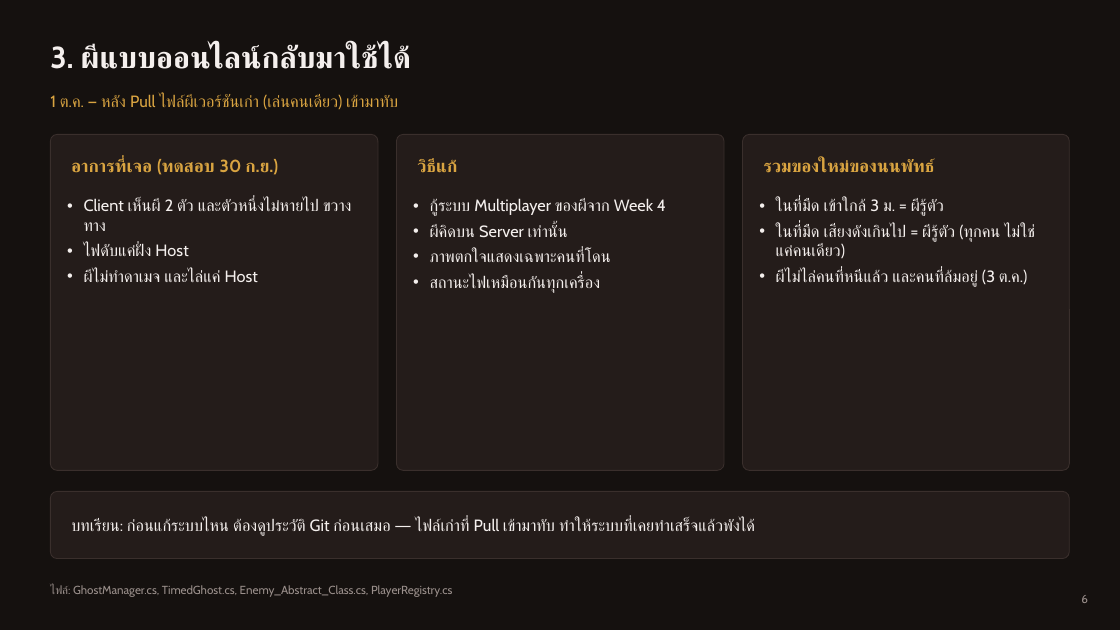
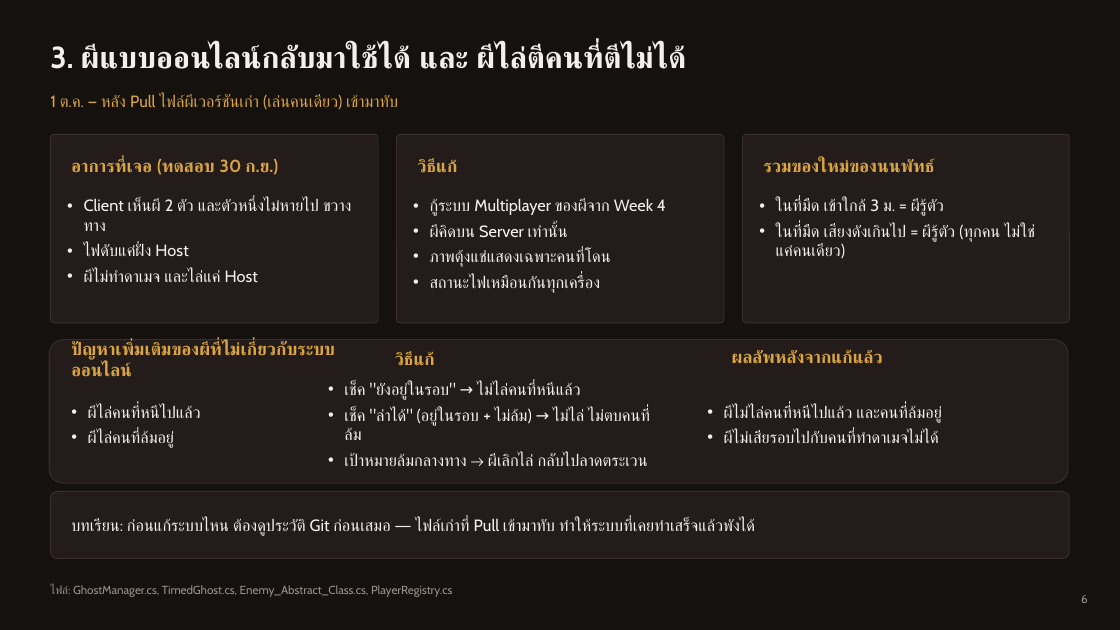
Before and after one commit to AtirojDev12/Pre-Thesis, a slide deck: slide 6 of Kong & Head Pro Grammer Presentation/Pre-Thesis_MyWork_Week6.pptx. Drawn at 1120x630 pixels with LibreOffice and Linux fonts; fonts in the diff are those of the drawing. Boxes give left, top, right and bottom in pixels: in the first picture for what was removed or moved away, otherwise in the second. Text is boxed around its words. In the diff, an @@ line names an element or a change of style, - is before the commit and + after.

```diff
--- a/Kong & Head Pro Grammer Presentation/Pre-Thesis_MyWork_Week6.pptx
+++ b/Kong & Head Pro Grammer Presentation/Pre-Thesis_MyWork_Week6.pptx
@@ text at (50, 45, 684, 69): text changed @@
-3. ผีแบบออนไลน์กลับมาใช้ได้
+3. ผีแบบออนไลน์กลับมาใช้ได้ และ ผีไล่ตีคนที่ตีไม่ได้
@@ rounded rectangle: place and size @@
-rounded rectangle at (50, 134, 378, 471)
+rounded rectangle at (50, 134, 378, 323)
@@ rounded rectangle: place and size @@
-rounded rectangle at (397, 134, 724, 471)
+rounded rectangle at (397, 134, 724, 323)
@@ rounded rectangle: place and size @@
-rounded rectangle at (743, 134, 1070, 471)
+rounded rectangle at (743, 134, 1070, 323)
@@ text "Client เห็นผี 2 ตัว และตัวหนึ่งไม่หายไป ..." at (84, 198, 318, 282): less space between paragraphs @@
@@ text at (430, 198, 666, 293): less space between paragraphs @@
@@ text "ในที่มืด เข้าใกล้ 3 ม. = ..." at (776, 199, 1036, 258): less space between paragraphs @@
@@ text at (430, 250, 611, 267): text changed @@
-• ภาพตกใจแสดงเฉพาะคนที่โดน
+• ภาพตุ้งแช่แสดงเฉพาะคนที่โดน
@@ text at (776, 270, 1027, 287): paragraph removed @@
-• ผีไม่ไล่คนที่หนีแล้ว และคนที่ล้มอยู่ (3 ต.ค.)
@@ rounded rectangle added at (50, 339, 1069, 483), fill #241C1A, outline #3A2F2C 0.75 pt @@
@@ text added at (71, 341, 284, 360), 15 pt, text #D9A441, bold @@
+ปัญหาเพิ่มเติมของผีที่ไม่เกี่ยวกับระบบออนไลน์
@@ text added at (395, 352, 434, 366), 15 pt, text #D9A441, bold @@
+วิธีแก้
@@ text added at (732, 350, 883, 364), 15 pt, text #D9A441, bold @@
+ผลลัพหลังจากแก้แล้ว
@@ text added at (344, 382, 649, 466), 14 pt, text #F4EFED @@
+• เช็ค "ยังอยู่ในรอบ" → ไม่ไล่คนที่หนีแล้ว
+• เช็ค "ล่าได้" (อยู่ในรอบ + ไม่ล้ม) → ไม่ไล่ ไม่ตบคนที่ล้ม
+• เป้าหมายล้มกลางทาง → ผีเลิกไล่ กลับไปลาดตระเวน
@@ text added at (88, 405, 201, 448), 14 pt, text #F4EFED @@
+• ผีไล่คนที่หนีไปแล้ว
+• ผีไล่คนที่ล้มอยู่
@@ text added at (724, 405, 942, 443), 14 pt, text #F4EFED @@
+• ผีไม่ไล่คนที่หนีไปแล้ว และคนที่ล้มอยู่
+• ผีไม่เสียรอบไปกับคนที่ทำดาเมจไม่ได้
```
Also in this commit, not shown: 11 other slides changed, 4 other files.
